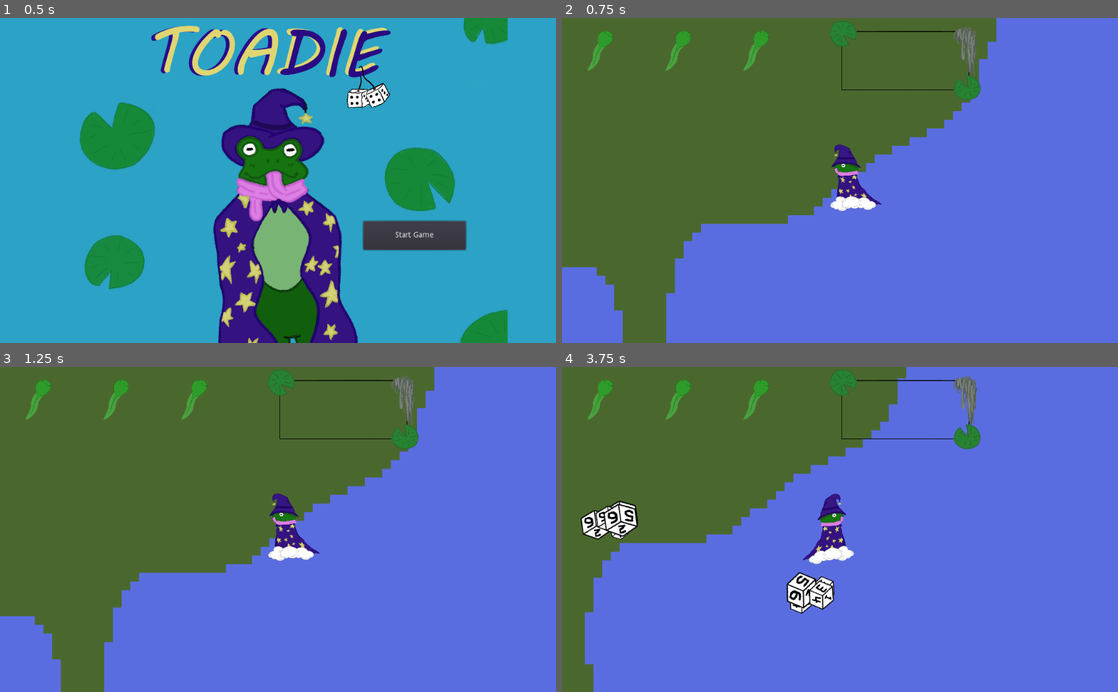
Above: before the commit, frames 1-4 (two rows, left to right).
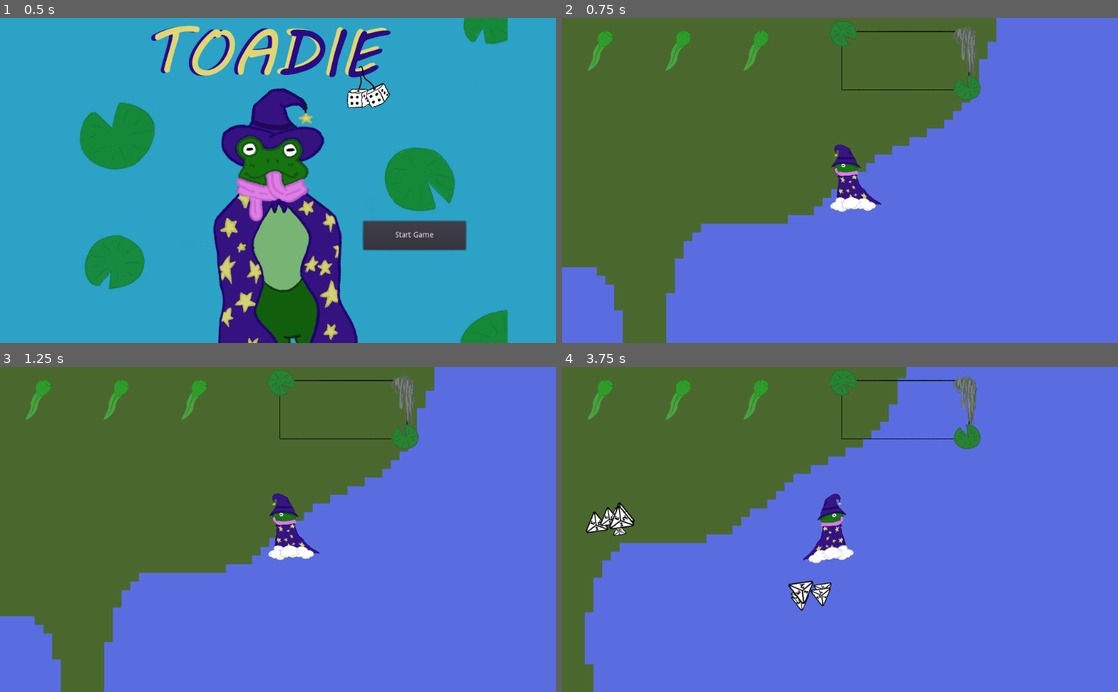
Above: after the commit, the same moments.

Repository: tylercchase/toadie
Game: Godot game, scene res://Scenes/UI/Main Menu.tscn
Same seed, same stepped clock (60 frames per second), same inputs: the game is played once before the commit and once after it.
Inputs (mouse positions are in pixels of both pictures, inside the frame that each line leads up to):
- Up to frame 1 (0.5 s): no input
- Up to frame 2 (0.75 s): click "Start Game" at 0.5 s
- Up to frame 3 (1.25 s): no input
- Up to frame 4 (3.75 s): move the mouse to (962, 513) at 1.27 s; hold D (right) 1.28-2.03 s; click (962, 513) at 1.35 s; move the mouse to (728, 545) at 2.02 s; hold S (down) 2.03-2.78 s; click (728, 545) at 2.1 s; move the mouse to (895, 458) at 2.77 s; hold D (right) 2.78-3.53 s; click (895, 458) at 2.85 s; move the mouse to (812, 594) at 3.52 s; hold W (up) from 3.53 s (still down); click (812, 594) at 3.6 s

Frame 1 is identical in both runs. In frame 2, 0.1% of the frame differs, in the area x 48-57%, y 54-60%; in frame 3, 0.1%; in frame 4, 1.6%, in the area x 3-53%, y 41-77%.

Commit message:
Enable music

Diff:
--- a/Scenes/Player.tscn
+++ b/Scenes/Player.tscn
@@ -30,7 +30,6 @@
 rotation = -0.0827195
 scale = Vector2( 0.229262, 0.229262 )
 frames = SubResource( 3 )
-frame = 1
 playing = true
 flip_h = true
 
--- a/Scenes/World.tscn
+++ b/Scenes/World.tscn
@@ -77,7 +77,7 @@
 
 [node name="audio" type="AudioStreamPlayer" parent="."]
 stream = ExtResource( 5 )
-volume_db = -5.16
+volume_db = -39.694
 
 [node name="Camera2D" type="Camera2D" parent="."]
 current = true
--- a/Scripts/Player.gd
+++ b/Scripts/Player.gd
@@ -9,8 +9,8 @@
 var next_xp = 100
 
 
-onready var projectile = preload("res:///Scenes/Projectiles/d6.tscn")
-
+onready var projectile = preload("res:///Scenes/Projectiles/d4.tscn")
+onready var other_projectile = preload("res://Scenes/Projectiles/d6.tscn")
 var reserve_spell
 var on_cooldown = false
 
